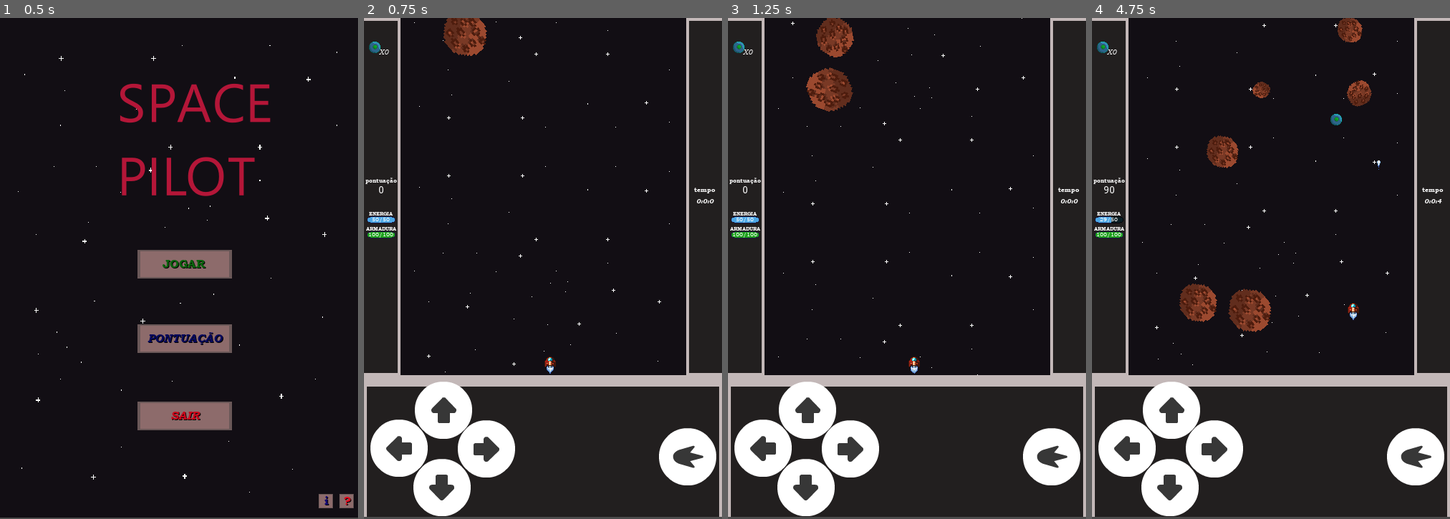
Above: before the commit, frames 1-4 (left to right).
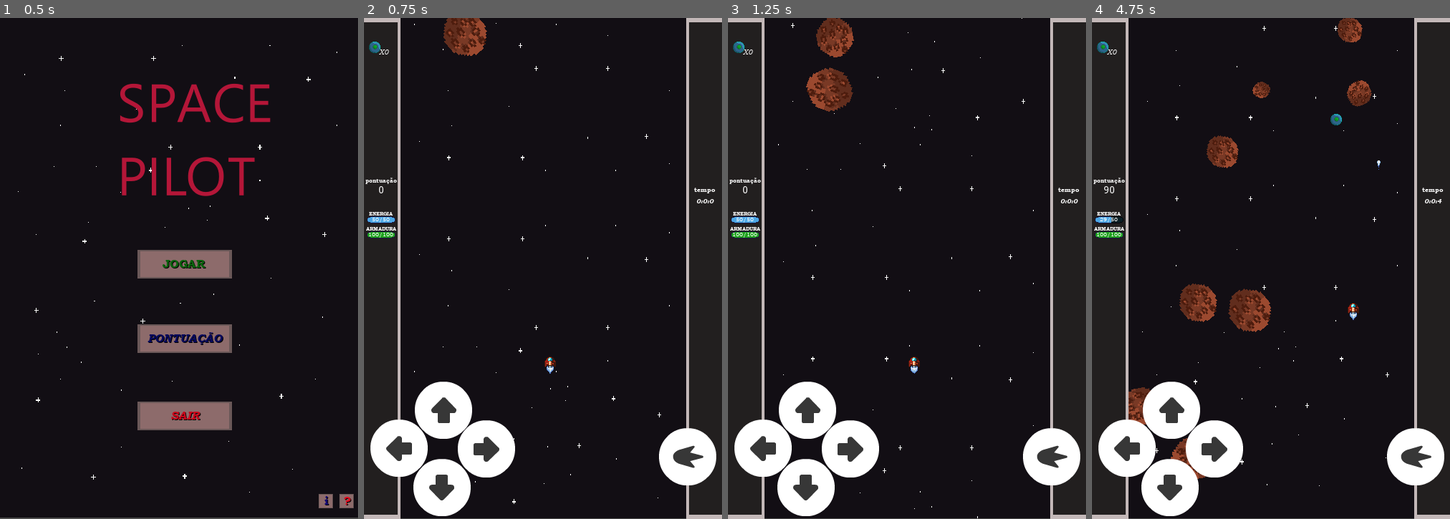
Above: after the commit, the same moments.

Repository: samuel-lino/piloto_espacial
Game: Godot game, scene res://cenas/menu.tscn
Two runs of this game, one before a commit and one after it. Both use one fixed random seed, a clock stepped at 60 frames per second and the inputs below.
Inputs:
- Up to frame 1 (0.5 s): no input
- Up to frame 2 (0.75 s): click "jogar" at 0.5 s
- Up to frame 3 (1.25 s): no input
- Up to frame 4 (4.75 s): hold Right (direita) 1.28-2.03 s; tap Space (atirar) every 0.75 s from 1.35 to 4.35 s; hold Down (tras) 2.03-2.78 s; hold Right (direita) 2.78-3.53 s; hold Up (frente) 3.53-4.28 s; hold Left (esquerda) from 4.28 s (still down)

Frame 1 is identical in both runs. In frame 2, 3.5% of the frame differs, in the area x 0-100%, y 0-100%; in frame 3, 3.5%; in frame 4, 4.0%.

Commit message:
quase pronto

Diff:
--- a/cenas/HUD.tscn
+++ b/cenas/HUD.tscn
@@ -18,7 +18,6 @@
 [ext_resource path="res://assets/recursos/flatLight25.png" type="Texture" id=16]
 [ext_resource path="res://assets/recursos/flatLight22.png" type="Texture" id=17]
 [ext_resource path="res://assets/recursos/flatLight23.png" type="Texture" id=18]
-[ext_resource path="res://assets/recursos/separador.png" type="Texture" id=19]
 
 [sub_resource type="DynamicFont" id=3]
 size = 8
@@ -52,13 +51,9 @@
 script = ExtResource( 6 )
 
 [node name="Sprite" type="Sprite" parent="."]
+scale = Vector2( 1, 1.4 )
 texture = ExtResource( 1 )
 centered = false
-
-[node name="Sprite2" type="Sprite" parent="."]
-position = Vector2( 250, 596 )
-scale = Vector2( 1, 3.86538 )
-texture = ExtResource( 19 )
 
 [node name="pontos" type="Label" parent="."]
 margin_left = 4.0
--- a/cenas/espaço.tscn
+++ b/cenas/espaço.tscn
@@ -45,6 +45,7 @@
 
 [node name="Sprite" type="Sprite" parent="."]
 material = SubResource( 2 )
+scale = Vector2( 1, 1.398 )
 texture = ExtResource( 4 )
 centered = false
 offset = Vector2( 50, 0 )
Binary file added: assets/recursos/space_pilot.ico
Not shown: 1 places in cenas/HUD.tscn that only renumber resources
Not shown, changed: export_presets.cfg
